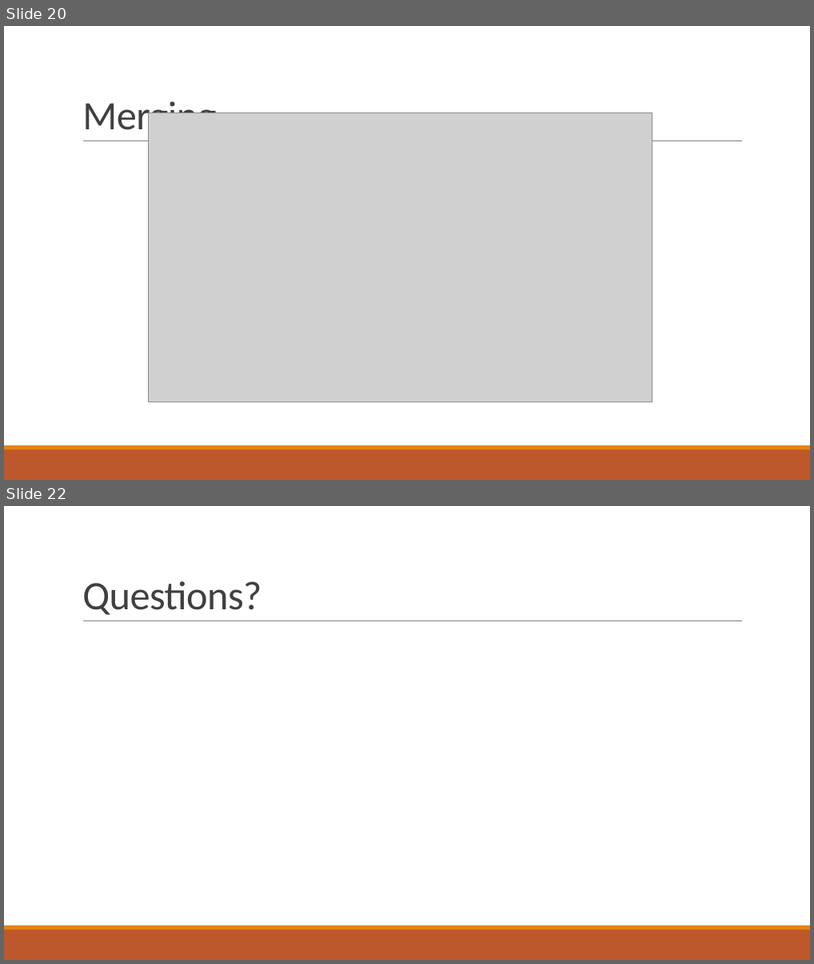
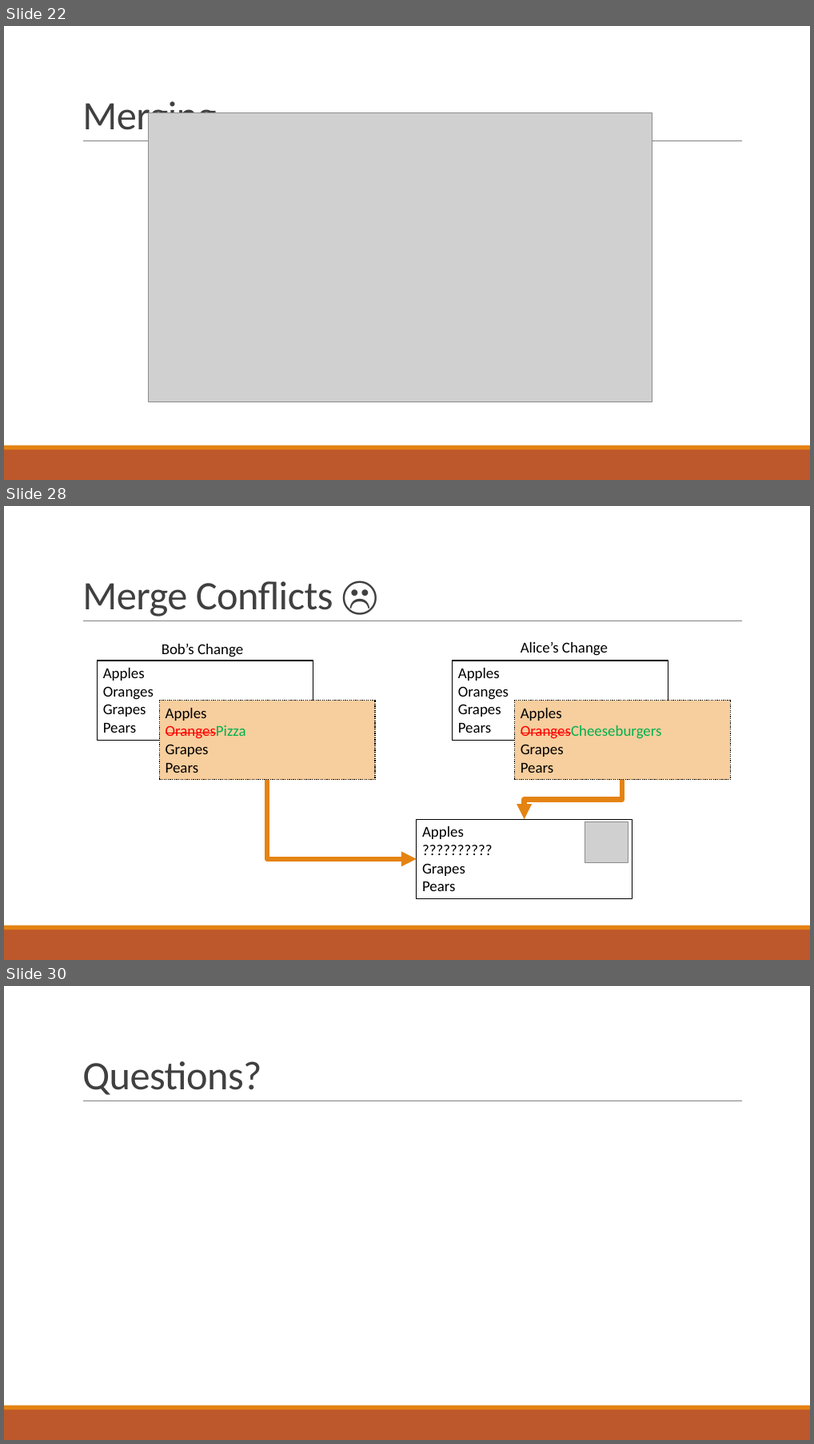
Before and after one commit to qccoders/presentations, a slide deck: QC Coders - Git Good!.pptx. Shown one above the other, each under a label of ours: slides 20 and 22 before the commit, slides 22, 28 and 30 after it; the slides between them are not shown. The pictures are 814x964 and 814x1444 pixels, drawn with LibreOffice and Linux fonts; fonts in the diff are those of the drawing; grey boxes stand for pictures. Boxes give left, top, right and bottom in pixels: in the first picture for what was removed or moved away, otherwise in the second. Text is boxed around its words. In the diff, an @@ line names an element or a change of style, - is before the commit and + after.

```diff
--- a/QC Coders - Git Good!.pptx
+++ b/QC Coders - Git Good!.pptx
@@ slide 28 added at (4,506,810,960), background #FFFFFF; not listed: 3 template elements that a slide beside it also shows @@
@@ title added at (82,581,334,616), 48 pt, text #404040 @@
+Merge Conflicts ☹
@@ text added at (162,644,243,657), 18 pt, text #000000 @@
+Bob’s Change
@@ text added at (521,642,608,656), 18 pt, text #000000 @@
+Alice’s Change
@@ rectangle added at (97,660,313,740), fill #FFFFFF, outline #000000 1.25 pt, 18 pt, text #000000 @@
+Apples
+Oranges
+Grapes
+Pears
@@ rectangle added at (452,660,668,740), fill #FFFFFF, outline #000000 1.25 pt, 18 pt, text #000000 @@
+Apples
+Oranges
+Grapes
+Pears
@@ rectangle added at (159,700,375,780), fill #F7CE9D, outline #000000 1.25 pt dashed, 18 pt, text #000000 @@
+Apples
+OrangesPizza
+Grapes
+Pears
@@ rectangle added at (514,700,730,780), fill #F7CE9D, outline #000000 1.25 pt dashed, 18 pt, text #000000 @@
+Apples
+OrangesCheeseburgers
+Grapes
+Pears
@@ elbow arrow added from (268, 780) to (417, 859), #E48312 6 pt @@
@@ elbow arrow added from (623, 780) to (525, 819), #E48312 6 pt @@
@@ rectangle added at (417,819,633,898), fill #FFFFFF, outline #000000 1.25 pt, 18 pt, text #000000 @@
+Apples
+??????????
+Grapes
+Pears
@@ picture added at (586,822,629,863) @@
@@ what was slide 20 is now slide 22 @@
@@ what was slide 22 is now slide 30 @@
```
Also in this commit, not shown: 1 slide changed, 7 other slides added.
